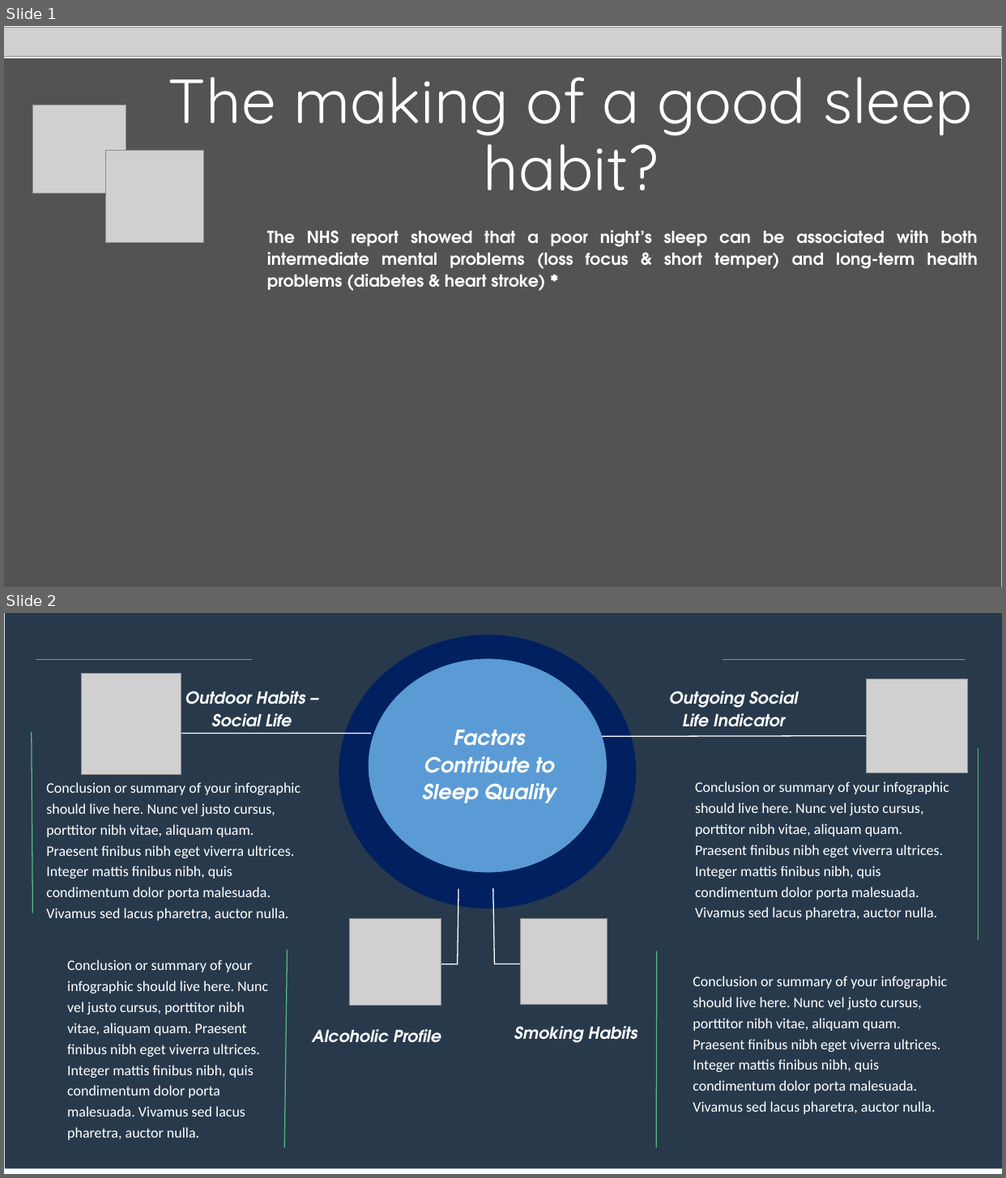
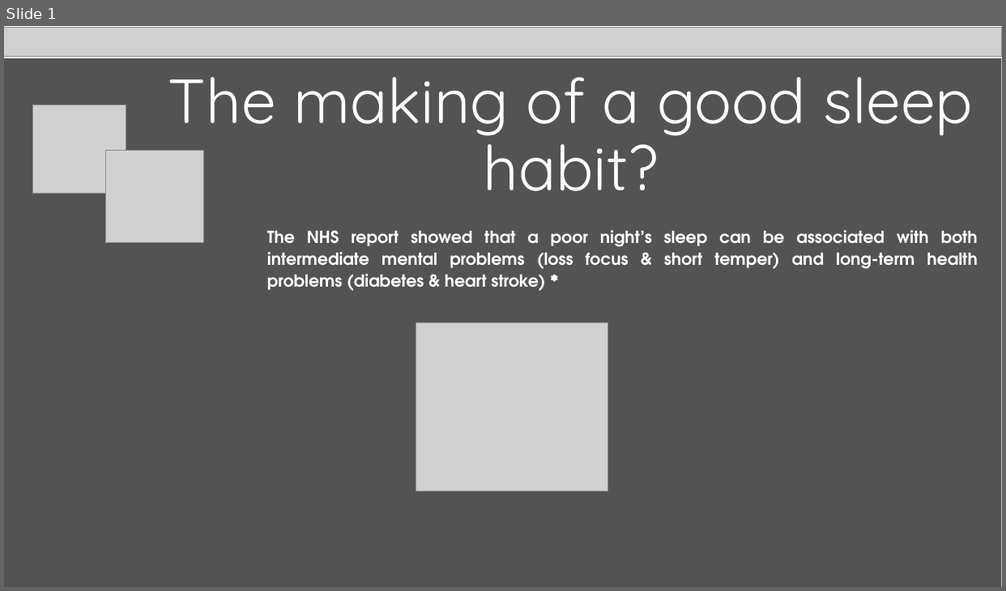
Before and after one commit to agusarridho/ucl_data_science_hackathon, a slide deck: Sleep_Presentation.pptx. Shown one above the other, each under a label of ours: slides 1 and 2 before the commit, slide 1 after it. The pictures are 1006x1178 and 1006x591 pixels, drawn with LibreOffice and Linux fonts; fonts in the diff are those of the drawing; grey boxes stand for pictures. Boxes give left, top, right and bottom in pixels: in the first picture for what was removed or moved away, otherwise in the second. Text is boxed around its words. In the diff, an @@ line names an element or a change of style, - is before the commit and + after.

Commit message:
Edited powerpoint
Added descriptions to second slide and project peach picture.

```diff
--- a/Sleep_Presentation.pptx
+++ b/Sleep_Presentation.pptx
@@ slide 2 removed at [4, 613, 1002, 1174], background #FFFFFF @@
@@ rectangle removed at [5, 613, 1002, 1169] @@
@@ ellipse removed at [339, 635, 636, 909] @@
@@ line removed from (37, 659) to (252, 659) @@
@@ ellipse removed at [368, 659, 607, 873] @@
@@ line removed from (722, 659) to (965, 659) @@
@@ picture removed at [82, 674, 181, 776] @@
@@ freeform shape removed at [515, 675, 948, 747] @@
@@ picture removed at [867, 679, 968, 773] @@
@@ text removed at [185, 691, 305, 727] @@
-Outdoor Habits – Social Life
@@ text removed at [669, 691, 798, 727] @@
-Outgoing Social Life Indicator
@@ line removed from (32, 732) to (32, 914) @@
@@ freeform shape removed at [138, 730, 371, 735] @@
@@ text removed at [422, 730, 556, 803] @@
-Factors Contribute to Sleep Quality
@@ line removed from (978, 747) to (978, 940) @@
@@ text removed at [46, 782, 301, 921] @@
-Conclusion or summary of your infographic should live here. Nunc vel justo cursus, porttitor nibh vitae, aliquam quam. Praesent finibus nibh eget viverra ultrices. Integer mattis finibus nibh, quis condimentum dolor porta malesuada. Vivamus sed lacus pharetra, auctor nulla.
@@ text removed at [695, 781, 949, 920] @@
-Conclusion or summary of your infographic should live here. Nunc vel justo cursus, porttitor nibh vitae, aliquam quam. Praesent finibus nibh eget viverra ultrices. Integer mattis finibus nibh, quis condimentum dolor porta malesuada. Vivamus sed lacus pharetra, auctor nulla.
@@ freeform shape removed at [371, 889, 458, 979] @@
@@ freeform shape removed at [493, 888, 596, 979] @@
@@ picture removed at [350, 918, 441, 1005] @@
@@ picture removed at [521, 918, 607, 1005] @@
@@ line removed from (287, 950) to (285, 1148) @@
@@ line removed from (657, 952) to (656, 1148) @@
@@ text removed at [67, 960, 268, 1140] @@
-Conclusion or summary of your infographic should live here. Nunc vel justo cursus, porttitor nibh vitae, aliquam quam. Praesent finibus nibh eget viverra ultrices. Integer mattis finibus nibh, quis condimentum dolor porta malesuada. Vivamus sed lacus pharetra, auctor nulla.
@@ text removed at [692, 976, 948, 1114] @@
-Conclusion or summary of your infographic should live here. Nunc vel justo cursus, porttitor nibh vitae, aliquam quam. Praesent finibus nibh eget viverra ultrices. Integer mattis finibus nibh, quis condimentum dolor porta malesuada. Vivamus sed lacus pharetra, auctor nulla.
@@ text removed at [312, 1029, 441, 1043] @@
-Alcoholic Profile
@@ text removed at [514, 1026, 637, 1043] @@
-Smoking Habits
@@ slide 1 changed as well @@
@@ picture added at [415, 323, 607, 492] @@
```
Also in this commit, not shown: 1 slide added, 2 other files.
